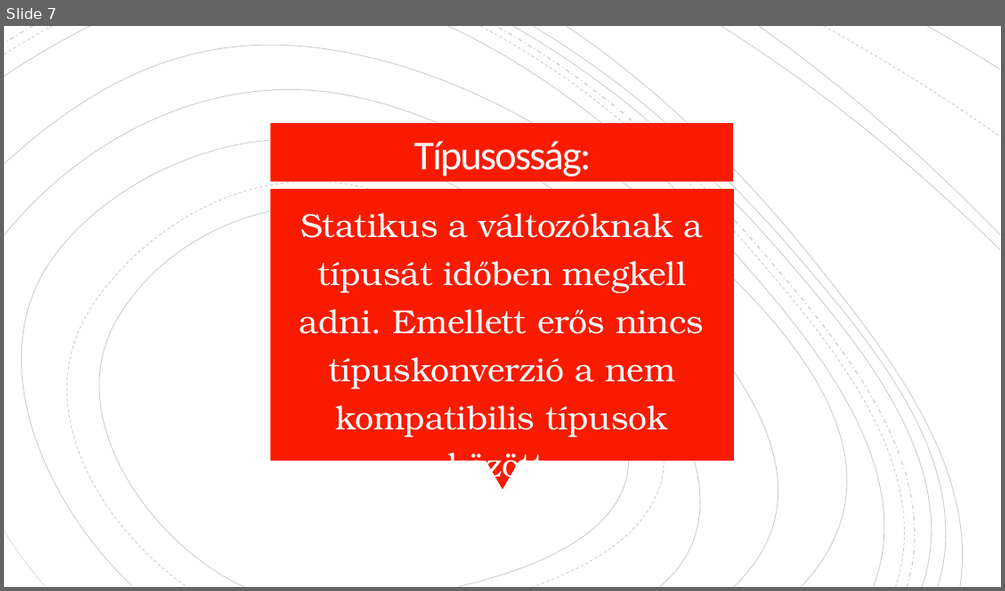
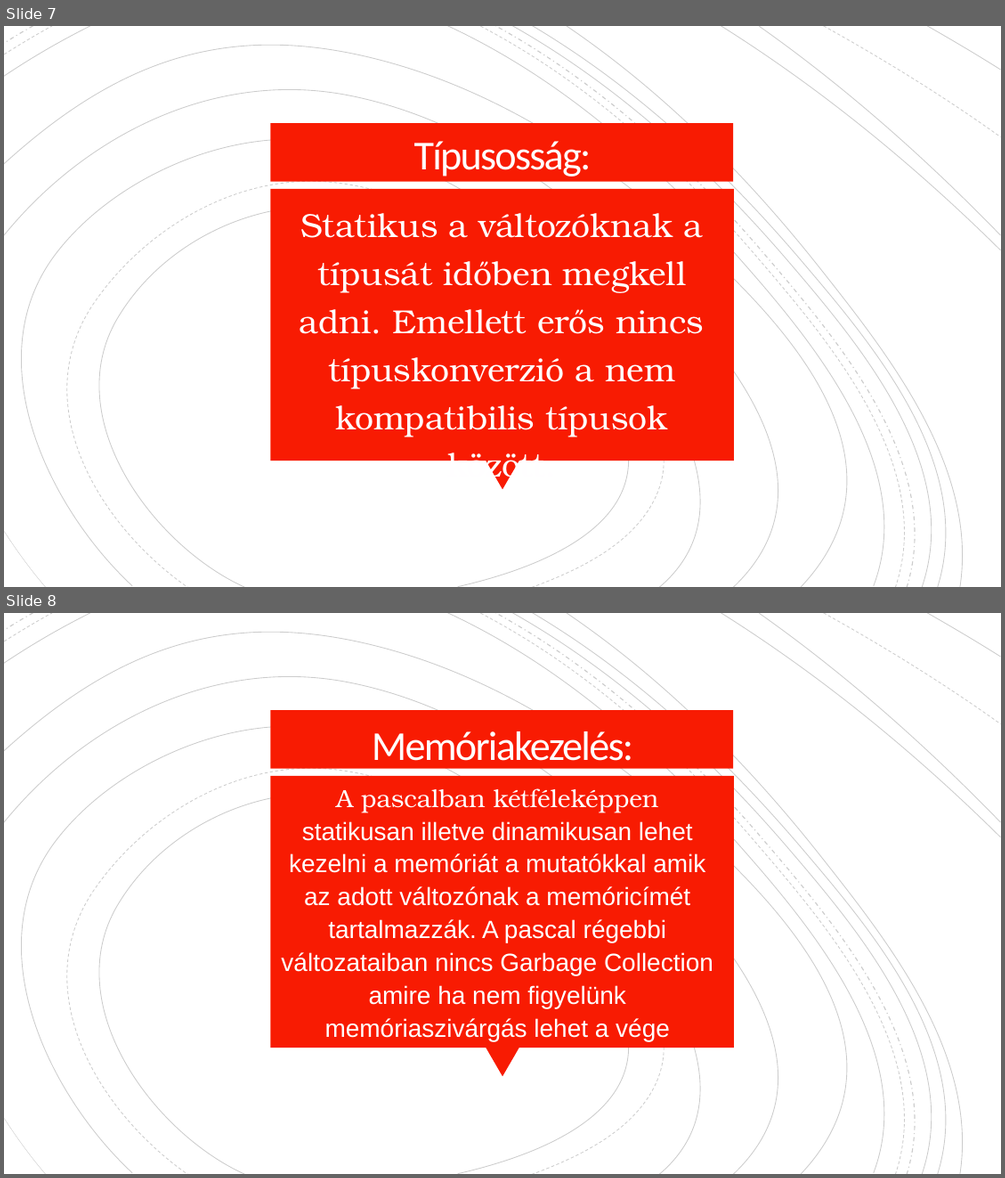
Before and after one commit to Minecraftprovsnoob/Projekt-munka, a slide deck: projekt ppt.pptx. Shown one above the other, each under a label of ours: slide 7 before the commit, slides 7 and 8 after it. The pictures are 1005x591 and 1005x1178 pixels, drawn with LibreOffice and Linux fonts; fonts in the diff are those of the drawing. Boxes give left, top, right and bottom in pixels: in the first picture for what was removed or moved away, otherwise in the second. Text is boxed around its words. In the diff, an @@ line names an element or a change of style, - is before the commit and + after.

```diff
--- a/projekt ppt.pptx
+++ b/projekt ppt.pptx
@@ slide 8 added at (4,613,1001,1174), background #FFFFFF; not listed: 22 template elements that a slide beside it also shows @@
@@ title added at (372,731,633,771), 39.6 pt, text #FFFEFF @@
+Memóriakezelés:
@@ text added at (281,788,713,1041), 24 pt, text #FFFFFF @@
+A pascalban kétféleképpen statikusan illetve dinamikusan lehet kezelni a memóriát a mutatókkal amik az adott változónak a memóricímét tartalmazzák. A pascal régebbi változataiban nincs Garbage Collection amire ha nem figyelünk memóriaszivárgás lehet a vége
```
Also in this commit, not shown: 1 other slide added, 1 slide removed.
